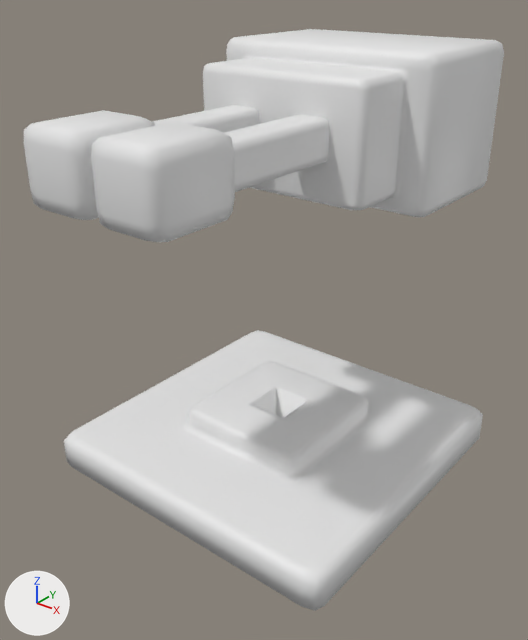
What one commit did to the Blender file 3D Models/Turret_01.blend.
Both versions are drawn from a camera (50 mm lens) standing at (2.44, -3.21, 2.89) and looking at (0.02, -0.19, 1.02). The lights are fixed; the arrows at lower left show +X, +Y and +Z.
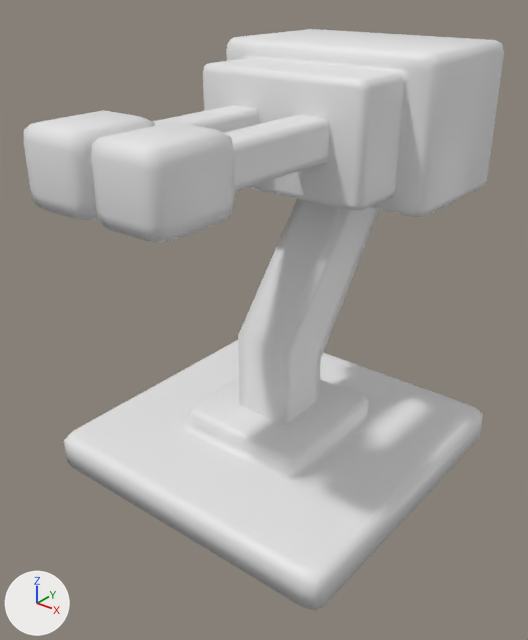
Pixel boxes [x1, y1, x2, y2] of what changed, in the pictures (528 x 640 px):
'Cube.001', shown
    after: [238, 198, 379, 425]

Edits to the bpy script that builds the scene:
```text
Change ob_cube_001:
    remove ob_cube_001.hide_set(True)
```
